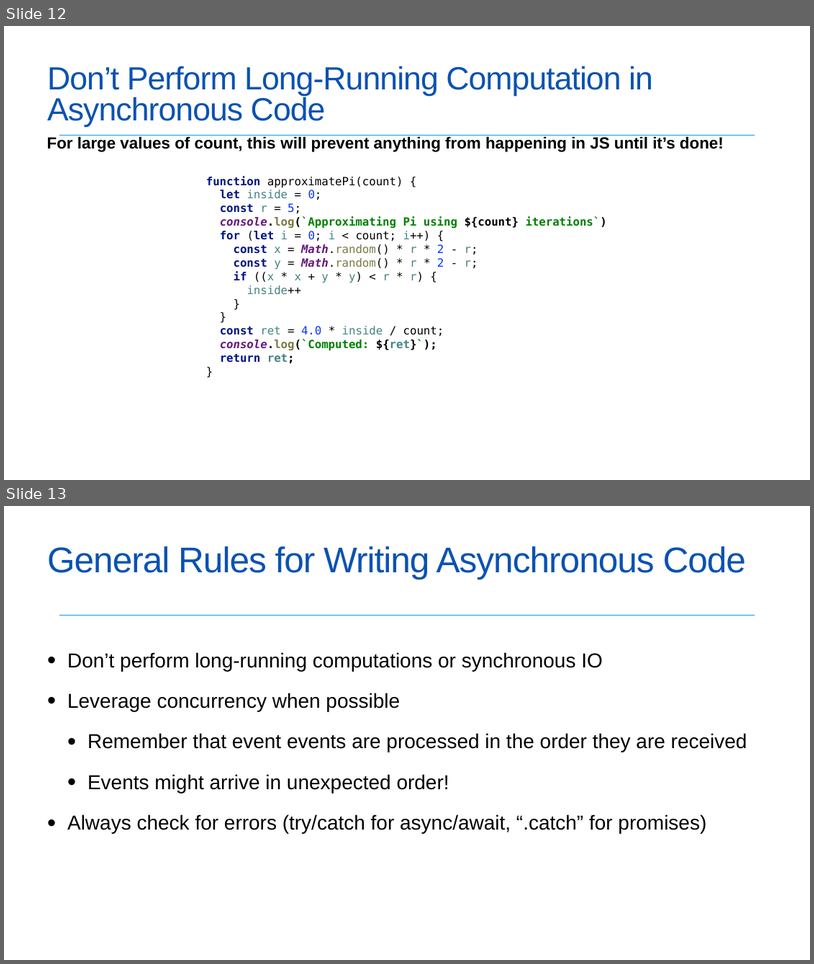
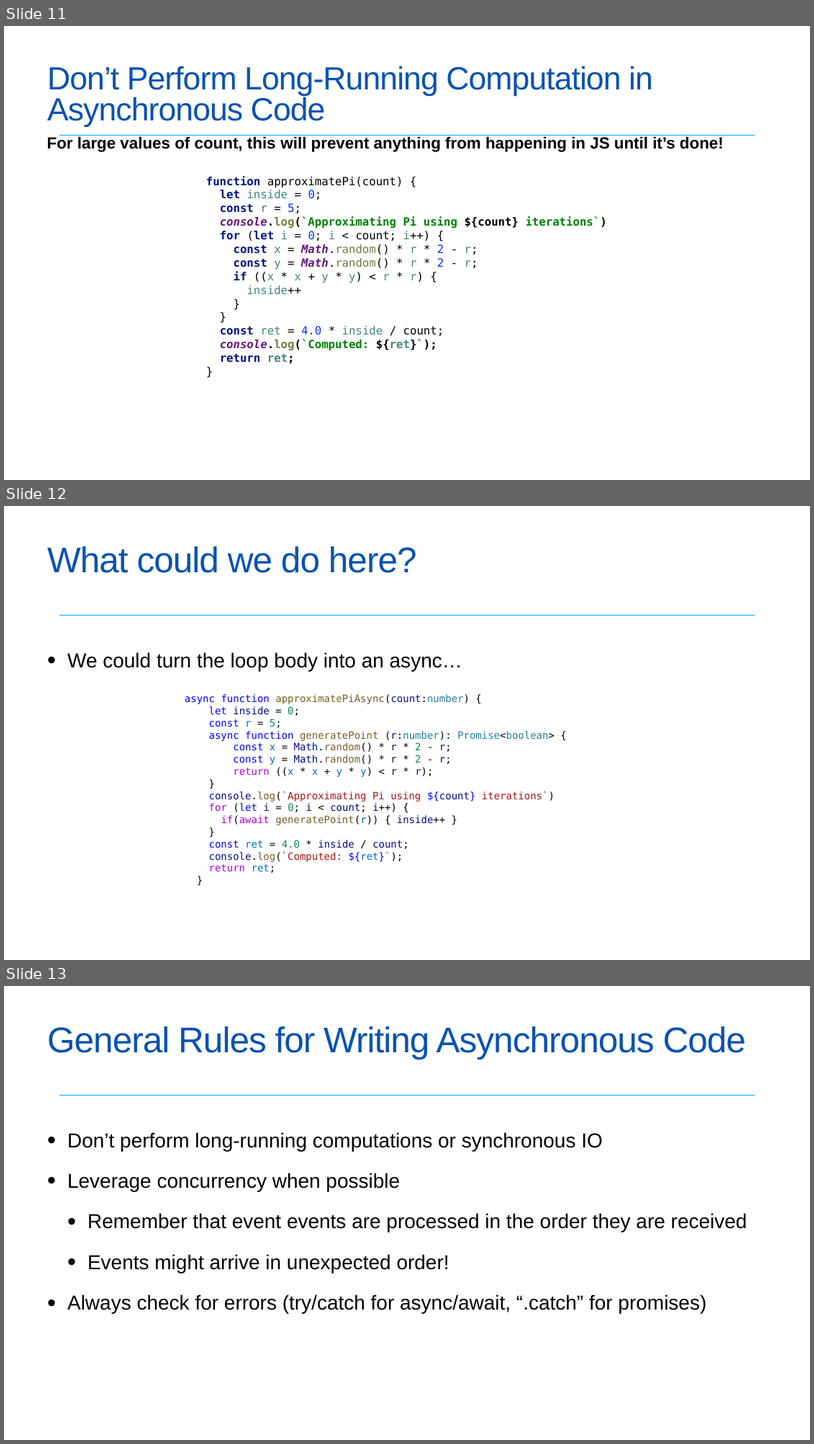
Before and after one commit to neu-se/CS4530-Spring-2022, a slide deck: Slides/Lesson 4.2 Asynchronous Programming.pptx. Shown one above the other, each under a label of ours: slides 12 and 13 before the commit, slides 11, 12 and 13 after it. The pictures are 814x964 and 814x1444 pixels, drawn with LibreOffice and Linux fonts; fonts in the diff are those of the drawing. Boxes give left, top, right and bottom in pixels: in the first picture for what was removed or moved away, otherwise in the second. Text is boxed around its words. In the diff, an @@ line names an element or a change of style, - is before the commit and + after.

```diff
--- a/Slides/Lesson 4.2 Asynchronous Programming.pptx
+++ b/Slides/Lesson 4.2 Asynchronous Programming.pptx
@@ slide 12 added at (4,506,810,960), background #FFFFFF; not listed: 1 template element that a slide beside it also shows @@
@@ title added at (47,546,417,573), 42.5 pt, text #0A52B1 @@
+What could we do here?
@@ text added at (67,652,463,671), 24 pt, text #000000 @@
+• We could turn the loop body into an async…
@@ text added at (185,694,555,872), 12 pt, text #000000 @@
+async function approximatePiAsync(count:number) {
+let inside = 0;
+const r = 5;
+async function generatePoint (r:number): Promise<boolean> {
+const x = Math.random() * r * 2 - r;
+const y = Math.random() * r * 2 - r;
+return ((x * x + y * y) < r * r);
+}
+console.log(`Approximating Pi using ${count} iterations`)
+for (let i = 0; i < count; i++) {
+if(await generatePoint(r)) { inside++ }
+}
+const ret = 4.0 * inside / count;
+console.log(`Computed: ${ret}`);
+return ret;
+}
@@ what was slide 12 is now slide 11 @@
```
Also in this commit, not shown: 6 slides changed, 7 other slides added, 1 slide removed.
